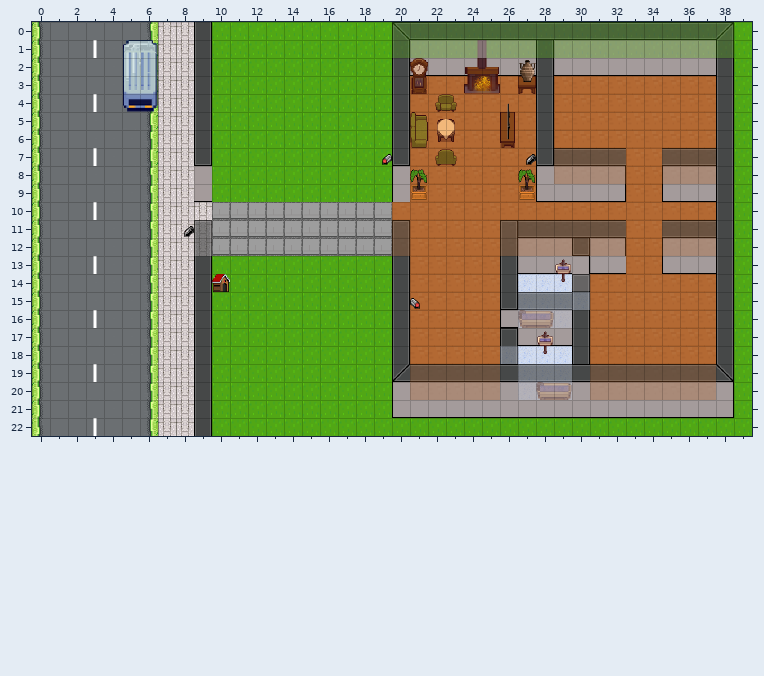
Two states of a Tiled map (JSON), Map/gameDemo2.tmj. This is how it looked before the edit.
Cells are 32x32 px. Shown: x 0..39, y 0..22. Tiles whose own drawing changed are shown in their newer look in all pictures.
New version:
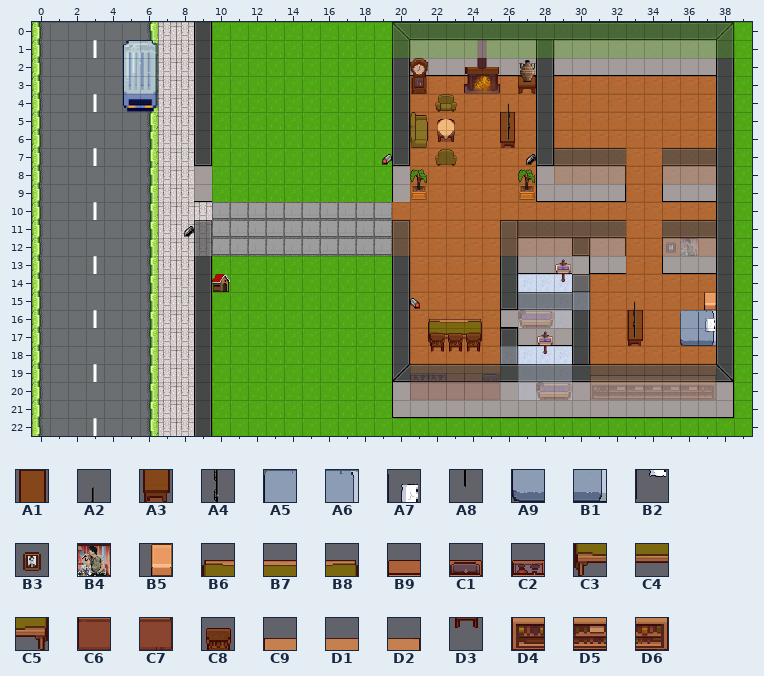
Key: from "gameDemo1": A1 71, A2 72, A3 86, A4 87, A5 97, A6 98, A7 99, A8 102, A9 112, B1 113, B2 114, B3 115, B4 116, B5 117, B6 122, B7 123, B8 124, B9 126, C1 127, C2 128, C3 137, C4 138, C5 139, C6 141, C7 142, C8 146, C9 150, D1 151, D2 152, D3 161, D4 165, D5 166, D6 167.
__ is an empty cell, .. an unchanged one.
Difference:
--- layer "Object"
@@ x 22..37 @@
-15 .. .. .. .. .. .. .. .. .. .. .. .. .. .. .. __
-16 __ __ __ .. .. .. .. .. .. .. .. __ .. .. __ __
-17 __ __ __ .. .. .. .. .. .. .. .. __ .. .. __ __
+15 .. .. .. .. .. .. .. .. .. .. .. .. .. .. .. B5
+16 B6 B7 B8 .. .. .. .. .. .. .. .. A1 .. .. A5 A6
+17 C3 C4 C5 .. .. .. .. .. .. .. .. A3 .. .. A9 B1
@@ x 21..37 @@
-19 __ __ __ __ __ .. .. .. .. .. __ __ __ __ __ __ __
-20 __ __ __ __ __ .. .. .. .. .. __ __ __ __ __ __ __
+19 C2 C2 B9 B9 C1 .. .. .. .. .. C9 D1 D1 D1 D1 D1 D2
+20 C6 C6 C6 C6 C7 .. .. .. .. .. D4 D5 D5 D5 D5 D5 D6
--- layer "Objects2"
@@ x 35..36 @@
-12 __ __
+12 B3 B4
@@ x 22..37 @@
-15 .. .. .. .. .. .. .. .. .. .. .. __ .. .. .. ..
-16 .. .. .. .. .. .. .. .. .. .. .. __ .. .. .. __
-17 __ __ __ .. .. .. .. .. .. .. .. __ .. .. .. __
-18 __ __ __ .. .. .. .. .. .. .. .. .. .. .. .. ..
+15 .. .. .. .. .. .. .. .. .. .. .. A2 .. .. .. ..
+16 .. .. .. .. .. .. .. .. .. .. .. A4 .. .. .. A7
+17 C8 C8 C8 .. .. .. .. .. .. .. .. A8 .. .. .. B2
+18 D3 D3 D3 .. .. .. .. .. .. .. .. .. .. .. .. ..
